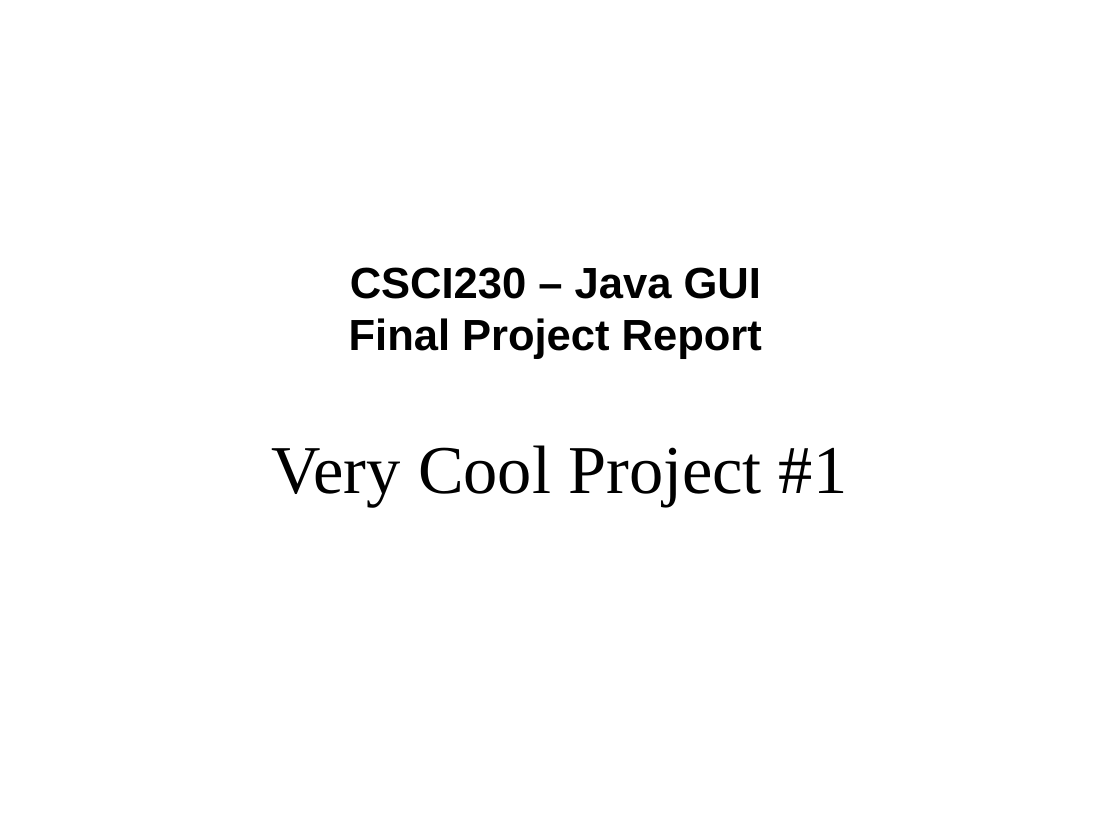
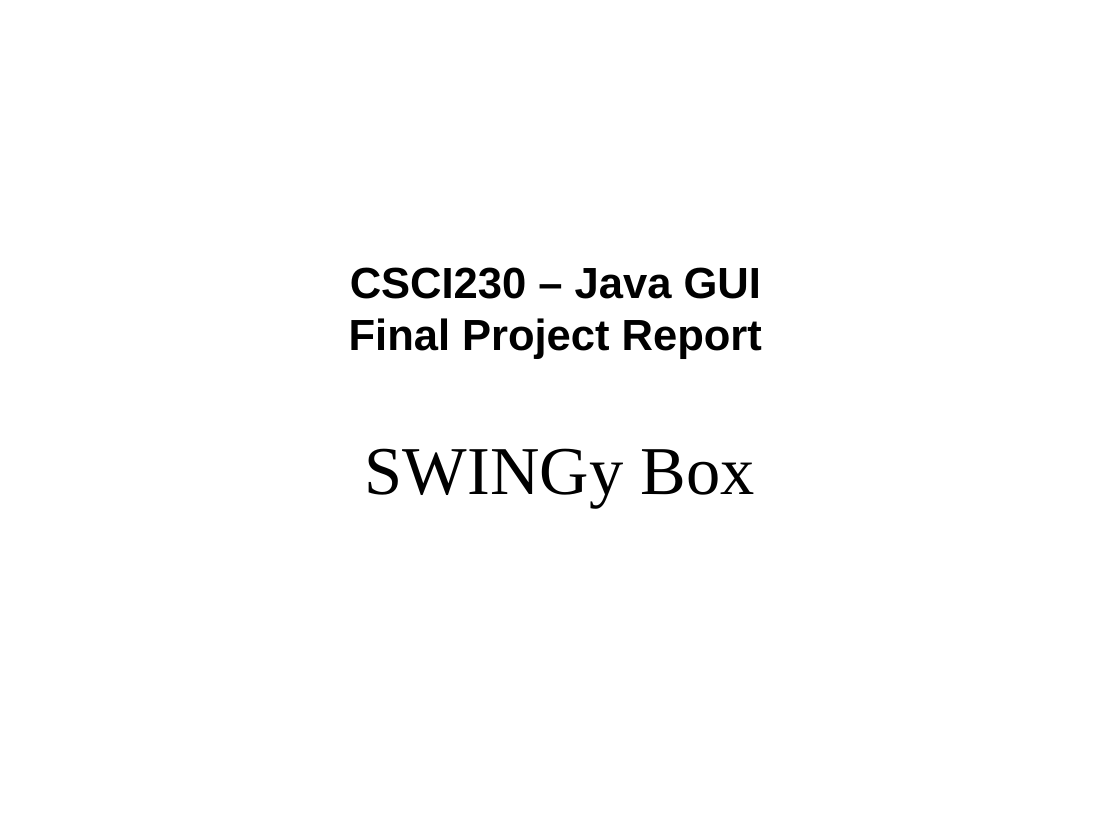
Before and after one commit to Horizonistic/CSCI230-Final-Project, a slide deck: slide 1 of FinalProjectPresentation—Larson+Grigoriadis.pptx. Drawn at 1120x840 pixels with LibreOffice and Linux fonts; fonts in the diff are those of the drawing. Boxes give left, top, right and bottom in pixels: in the first picture for what was removed or moved away, otherwise in the second. Text is boxed around its words. In the diff, an @@ line names an element or a change of style, - is before the commit and + after.

```diff
--- a/FinalProjectPresentation—Larson+Grigoriadis.pptx
+++ b/FinalProjectPresentation—Larson+Grigoriadis.pptx
@@ text at box(365, 448, 754, 507): text changed @@
-Very Cool Project #1
+SWINGy Box
```
Also in this commit, not shown: 5 other slides changed, 2 slides added, 1 other file.
